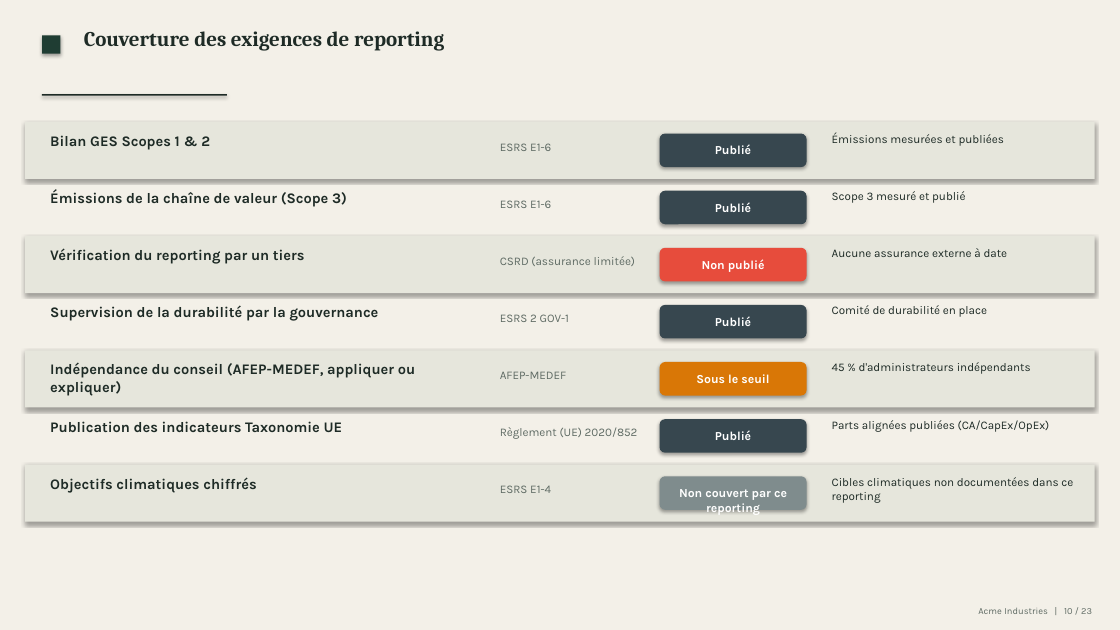
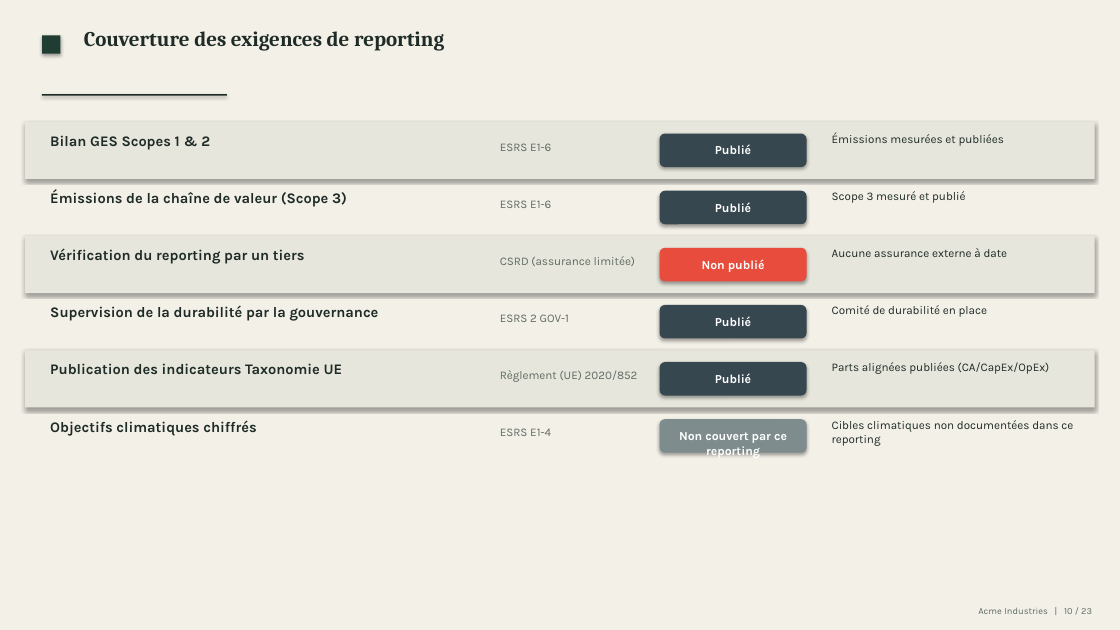
Before and after one commit to mehdiarrais-bot/Ethereal-ESG, a slide deck: slide 10 of examples/Presentation.pptx. Drawn at 1120x630 pixels with LibreOffice and Linux fonts; fonts in the diff are those of the drawing. Boxes give left, top, right and bottom in pixels: in the first picture for what was removed or moved away, otherwise in the second. Text is boxed around its words. In the diff, an @@ line names an element or a change of style, - is before the commit and + after.

```diff
--- a/examples/Presentation.pptx
+++ b/examples/Presentation.pptx
@@ text removed at [50, 362, 415, 396] @@
-Indépendance du conseil (AFEP-MEDEF, appliquer ou expliquer)
@@ text removed at [500, 371, 566, 379] @@
-AFEP-MEDEF
@@ rounded rectangle at [660, 362, 807, 396]: fill #D97706 to #37474F @@
@@ text removed at [696, 374, 769, 383] @@
-Sous le seuil
@@ text removed at [832, 362, 1031, 374] @@
-45 % d'administrateurs indépendants
@@ text "Objectifs climatiques chiffrés": place and size @@
-text "Objectifs climatiques chiffrés" at [50, 477, 256, 493]
+text "Objectifs climatiques chiffrés" at [50, 420, 256, 436]
@@ rounded rectangle at [660, 419, 807, 453]: fill #37474F to #7F8C8D @@
@@ text "Cibles climatiques non documentées dans ...": place and size @@
-text "Cibles climatiques non documentées dans ..." at [832, 477, 1073, 503]
+text "Cibles climatiques non documentées dans ..." at [832, 420, 1073, 446]
@@ 6 texts: place and size @@
-6 texts at [50, 420, 1050, 516]
+6 texts at [50, 362, 1050, 459]
@@ rectangle removed at [25, 465, 1095, 522] @@
@@ rounded rectangle removed at [660, 476, 807, 510] @@
```
Also in this commit, not shown: 7 other slides changed, 32 other files.
